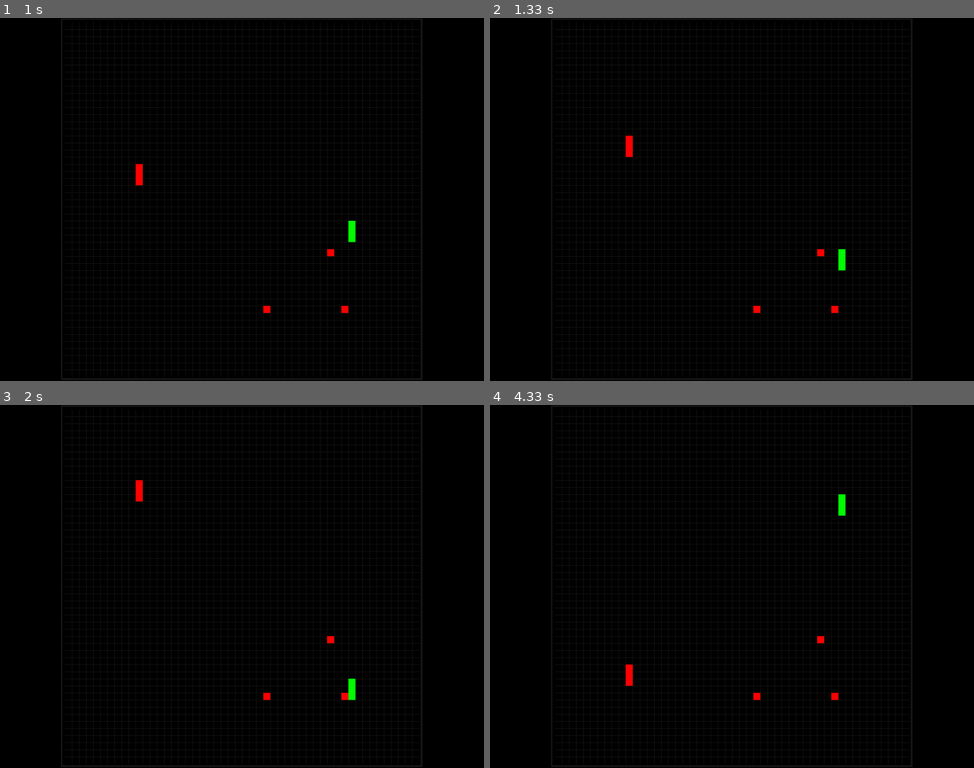
Above: before the commit, frames 1-4 (two rows, left to right).
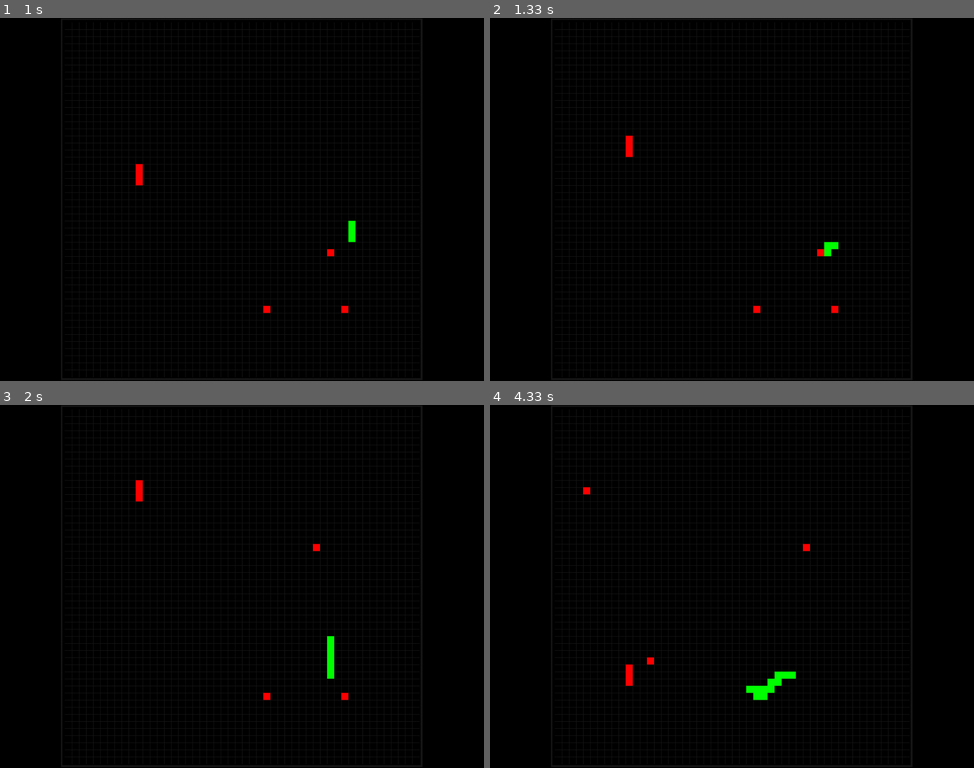
Above: after the commit, the same moments.

Repository: VVR-DEVS/snake-pygame
Game: pygame game, started from run.py
Same seed, same stepped clock (60 frames per second), same inputs: the game is played once before the commit and once after it.
Inputs:
- Up to frame 1 (1 s): tap Enter at 0.33, 0.67 s
- Up to frame 2 (1.33 s): no input
- Up to frame 3 (2 s): no input
- Up to frame 4 (4.33 s): no input

Frame 1 is identical in both runs. In frame 2, 0.2% of the frame differs, in the area x 69-74%, y 61-70%; in frame 3, 0.3%; in frame 4, 0.6%, in the area x 19-74%, y 22-82%.

Commit message:
salvando

Diff:
--- a/elements/snake.py
+++ b/elements/snake.py
@@ -1,4 +1,6 @@
 import pygame as pg
+import random
+import math
 import re
 from utils import *
 
@@ -86,6 +88,27 @@
                 self.body[0].set(self.body[0][0], 0)
             else:
                 self.body[0].set(self.body[0][0], self.body[0][1] + 1)
+
+    def set_body(self, body):
+        if isinstance(body, str):
+            """
+            Using the re library to use regex to get the body parts and direction
+            """
+            try:
+                self.direction = re.findall(r'/ (U|D|L|R) -', body)[0]
+            except  IndexError:
+                if self.direction == None:
+                    self.direction = self.LEFT
+
+            try:
+                self.alive = False if re.findall(r'- (A|D) \[', body)[0] == 'D' else True
+            except  IndexError:
+                print('IndexError: Regex reading', re.findall(r'-(A|D)\[', body))
+
+            body_parts = re.findall(r'\[(\d+), (\d+)\]', body)
+            self.body = [Position(int(i[0]), int(i[1])) for i in body_parts]
+        else:
+            self.body = body
 
     def change_direction(self, move):
         if self.direction == move or self.direction_changed:
@@ -107,26 +130,137 @@
         self.direction = move
         self.direction_changed = True
 
-    def set_body(self, body):
-        if isinstance(body, str):
-            """
-            Using the re library to use regex to get the body parts and direction
-            """
-            try:
-                self.direction = re.findall(r'/ (U|D|L|R) -', body)[0]
-            except  IndexError:
-                if self.direction == None:
-                    self.direction = self.LEFT
-
-            try:
-                self.alive = False if re.findall(r'- (A|D) \[', body)[0] == 'D' else True
-            except  IndexError:
-                print('IndexError: Regex reading', re.findall(r'-(A|D)\[', body))
-
-            body_parts = re.findall(r'\[(\d+), (\d+)\]', body)
-            self.body = [Position(int(i[0]), int(i[1])) for i in body_parts]
-        else:
-            self.body = body
+    def bot_change_direction(self, other_snakes, foods, grid_width, grid_height, difficulty='Hard'):
+        # method that to each call will verify position of the snakes on the grid and change direction based on the nearest food position
+        if difficulty == 'easy':
+            return self.change_direction(random.choice([Snake.UP, Snake.DOWN, Snake.RIGHT, Snake.LEFT]))
+        else:
+            self.change_direction(self.get_bot_direction(other_snakes, foods, grid_width, grid_height, difficulty))
+
+    def get_bot_direction(self, other_snakes, foods, grid_width, grid_height, difficulty):
+        free_directions = [Snake.UP, Snake.DOWN, Snake.RIGHT, Snake.LEFT]
+
+        direction = self.get_nearest_food_direction(foods, grid_width, grid_height)
+        if direction is None:
+            # if direction is None or direction == self.direction: => this condition made a very interesting randomness effect
+            direction = random.choice(free_directions)
+
+        while len(free_directions) > 1:
+            # calculates future position for every possible direction
+            if direction == Snake.RIGHT:
+                future_pos = Position(self.head().x + 1 if self.head().x + 1 < grid_width else 0, self.head().y)
+            elif direction == Snake.LEFT:
+                future_pos = Position(self.head().x - 1 if self.head().x - 1 >= 0 else grid_width - 1, self.head().y)
+            elif direction == Snake.UP:
+                future_pos = Position(self.head().x, self.head().y - 1 if self.head().y - 1 >= 0 else grid_height - 1)
+            else:
+                future_pos = Position(self.head().x, self.head().y + 1 if self.head().y + 1 < grid_height else 0)
+
+
+            # verify collision with self body
+            if future_pos in self.body:
+                free_directions.remove(direction)
+                direction = random.choice(free_directions)
+                continue
+
+            continue_outer_loop = False
+            # verify collision with other snakes bodies
+            for snake in other_snakes:
+                if future_pos in snake.body:
+                    free_directions.remove(direction)
+                    direction = random.choice(free_directions)
+                    continue_outer_loop = True
+                    break
+
+            if not continue_outer_loop:
+                break
+
+        if len(free_directions) == 1:
+            print('Snake-bot says "Theres no other way"')
+            return free_directions[0]
+
+        return direction
+
+    def get_nearest_food_direction(self, foods, grid_width, grid_height):
+        # get the nearest food to the snake head position based on the grid size
+        if len(foods) == 0:
+            return None
+
+        # searching the nearest food
+        nearest_food = None
+        nearest_food_distance = None
+        nearest_food_distance_x = None
+        nearest_food_distance_y = None
+        nearest_food_index = None
+        food_index = 0
+        for food in foods:
+            x_distance = self.unidimensional_distance_on_grid(self.head().x, food.x, grid_width)
+            y_distance = self.unidimensional_distance_on_grid(self.head().y, food.y, grid_height)
+            distance = math.sqrt(x_distance**2 + y_distance**2)
+
+            if nearest_food is None:
+                nearest_food = food
+                nearest_food_index = food_index
+                nearest_food_distance = distance
+                nearest_food_distance_x = x_distance
+                nearest_food_distance_y = y_distance
+            else:
+                if distance < nearest_food_distance:
+                    nearest_food = food
+                    nearest_food_index = food_index
+                    nearest_food_distance = distance
+                    nearest_food_distance_x = x_distance
+                    nearest_food_distance_y = y_distance
+            food_index += 1
+
+        # print('Nearest Food Index:', nearest_food_index)
+
+        # if distance X is bigger than distance Y (getting direction to head the snake),
+        #   takes into account if the nearest direction is through the limits of the grid
+        if abs(nearest_food_distance_x) > abs(nearest_food_distance_y):
+            if nearest_food.x > self.head().x:
+                return Snake.RIGHT if nearest_food_distance_x > 0 else Snake.LEFT
+            else:
+                return Snake.LEFT if nearest_food_distance_x > 0 else Snake.RIGHT
+        else:
+            if nearest_food.y > self.head().y:
+                return Snake.DOWN if nearest_food_distance_y > 0 else Snake.UP
+            else:
+                return Snake.UP if nearest_food_distance_y > 0 else Snake.DOWN
+
+    def unidimensional_distance_on_grid(self, pos_1, pos_2, axis_length):
+        """get the distance between two positions on the given unidimensional
+            axis of the grid (considering distance through the limits of the grid)
+
+        Args:
+            pos_1 (int): position of one item
+            pos_2 (int): position of another item
+            axis_length (int): length of the axis on grid
+
+        Returns:
+            int: a ind representing the distance between the two positions given
+                (if negative, the nearest distance is through the limits of the grid)
+        """
+        if axis_length == 1 or axis_length == 0:
+            return 0
+        elif axis_length == 2:
+            if pos_1 == pos_2:
+                return 0
+            else:
+                return 1
+        else:
+            if pos_1 == pos_2:
+                return 0
+            else:
+                direct_dif = abs(pos_2 - pos_1)
+                if direct_dif > axis_length / 2:
+                    if pos_1 > pos_2:
+                        return - (axis_length - pos_1 + pos_2)
+                    else:
+                        return - (axis_length - pos_2 + pos_1)
+                else:
+                    return direct_dif
+
 
     def head(self):
         return self.body[0]
--- a/run.py
+++ b/run.py
@@ -43,10 +43,9 @@
                 self.clock.tick(FPS)
                 # runs screen on top of the screens pile and pass App as context
                 self.screens[-1].run(self)
-            except IndexError():
-                # cleaning screen pile
-                self.screens = []
+            except IndexError:
                 self.push_screen(StartScreen())
+                self.screens[-1].run(self)
 
 
 if __name__ == '__main__':
--- a/screens/local_game_screen.py
+++ b/screens/local_game_screen.py
@@ -1,14 +1,16 @@
 from utils import Position
 from utils import *
+import random
+import pygame as pg
 from elements.snake import Snake
 from screens.screen import Screen
-import pygame as pg
 
 class LocalGameScreen(Screen):
 
-    def __init__(self):
+    def __init__(self, vs_comp=False):
         self.grid_width = GRIDWIDTH
         self.grid_height = GRIDHEIGHT
+
         if WIDTH < HEIGHT:
             self.tile_size  = int(WIDTH / self.grid_width)
         else:
@@ -21,6 +23,7 @@
         self.grid_rect.fill(GREY)
         self.grid_rect.fill(BLACK, self.grid_rect.get_rect().inflate(-self.tile_size/2, -self.tile_size/2))
 
+        self.vs_comp = vs_comp
         self.snake = Snake(Position(10, int(self.grid_height/2)), 3, Snake.UP, color=RED)
         self.snakeP2 = Snake(Position(self.grid_width - 10, int(self.grid_height/2)), 3, Snake.DOWN, color=GREEN)
         self.snakes = [self.snake, self.snakeP2]
@@ -95,10 +98,18 @@
 
 
     def events(self, context):
+        # defining snake to be controlled by secondary set of control keys
+        if self.vs_comp:
+            snakeC2 = self.snake
+            self.comp_movement()
+        else:
+            snakeC2 = self.snakeP2
+
         for event in pg.event.get():
             if event.type == pg.QUIT:
                 context.exit_app()
             if event.type == pg.KEYDOWN:
+                # first set of control keys
                 if event.key == pg.K_UP:
                     self.snake.change_direction(Snake.UP)
                 elif event.key == pg.K_DOWN:
@@ -108,16 +119,21 @@
                 elif event.key == pg.K_LEFT:
                     self.snake.change_direction(Snake.LEFT)
 
+                # second set of control keys
+                elif event.key == pg.K_w:
+                    self.snakeC2.change_direction(Snake.UP)
+                elif event.key == pg.K_s:
+                    self.snakeC2.change_direction(Snake.DOWN)
+                elif event.key == pg.K_d:
+                    self.snakeC2.change_direction(Snake.RIGHT)
+                elif event.key == pg.K_a:
+                    self.snakeC2.change_direction(Snake.LEFT)
 
-                elif event.key == pg.K_w:
-                    self.snakeP2.change_direction(Snake.UP)
-                elif event.key == pg.K_s:
-                    self.snakeP2.change_direction(Snake.DOWN)
-                elif event.key == pg.K_d:
-                    self.snakeP2.change_direction(Snake.RIGHT)
-                elif event.key == pg.K_a:
-                    self.snakeP2.change_direction(Snake.LEFT)
+                # app control keys
                 elif event.key == pg.K_ESCAPE:
                     context.exit_app()
                 elif event.key == pg.K_BACKSPACE:
                     context.pop_screen()
+
+    def comp_movement(self):
+        self.snakeP2.bot_change_direction([self.snake], self.foods, self.grid_width, self.grid_height)
--- a/screens/menus/start_screen.py
+++ b/screens/menus/start_screen.py
@@ -17,7 +17,7 @@
 
     def run(self, context):
         def start_game():
-            context.push_screen(LocalGameScreen())
+            context.push_screen(LocalGameScreen(vs_comp=True))
 
         def start_multiplayer_game():
             context.push_screen(MultiPlayerOnlineGameScreen())
Not shown, changed: README.md
Not shown, changed: .gitignore
